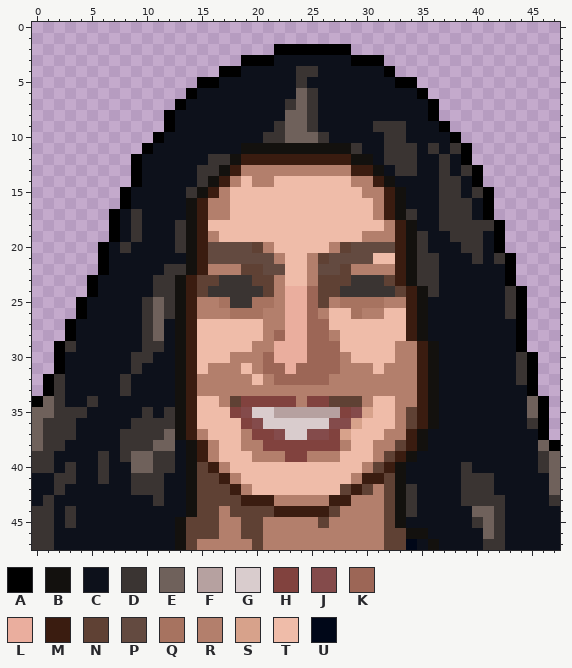
Pixel-art sprite: public/img/tfrrsAvatars/8907401_48x48.png. Above, as it was before the edit.
The file is 48x48 pixels. Colours within 5 levels of each other are drawn and written as one.
Palette (. is transparent): A #000000  B #13110e  C #0d111b  D #3a3432  E #6f615b  F #b6a1a0  G #d9cccd  H #81423e  J #844b4b  K #9c6656  L #eaae9e  M #3a1c10  N #5f4134  P #634a40  Q #a77360  R #b37f6c  S #d7a28b  T #efbca9  U #000718
Pixels before, first column x 0:
 2 ......................AAAAAAA...................
 3 ...................AAACCCCCCCAAA................
 4 .................AACCCCCDDCCCCCCA...............
 5 ...............AACCCCCCCDCCCCCCCCAA.............
 6 ..............ACCCCCCCCCEDCCCCCCCCCA............
 7 .............ACCCCCCCCCDEDCCCCCCCCCCA...........
 8 ............ACCCCCCCCCCEEDCCCCCCCCCCA...........
 9 ............ACCCCCCCCCDEEDCCCCCDDDCCCA..........
10 ...........ACCCCCCCCCDDEEEDCCCCCDDCCCCA.........
11 ..........ACCCCCCCCBBBBBBBBBBDCCDDDCDCDA........
12 .........ACCCCCCDDBMMMMMMMMMMBBCDDDCCDCA........
13 .........ACCCCCDDBMRRRRRRRRRRMMBCDDCCDCDA.......
14 .........ACCCCCDBMRTRRTTTTTTTRRMBCCCCDDCA.......
15 ........ACCCCCDBMRTTTTTTTTTTTTRRMBCCCDDCDA......
16 ........ACCCCCBMRRTTTTTTTTTTTTTRMBCCCDDDCA......
17 .......ACDCCCCBMRRTTTTTTTTTTTTTRMBDCCDDDCA......
18 .......ACDCCCDBMTTTTTTTTTTTTTTTTRMBCCDDDDDA.....
19 .......ACDCCCDBMRTTTTTTTTTTTTTRRRMBDCCDDDCA.....
20 ......ACDCCCCDBMPPPPNRTTTTTRNPPPPMBDCCCDDCA.....
21 ......ACCCCCCCBMPPPPPPRTTRNPPPPTTMBDDCCCDCDA....
22 ......ACCCCCDDBMRRRNNPPTTRPPNRRRRMBDDCCCCCCA....
23 .....ACCCCCDDBMNNDDDNNRTTRNNNDDDNMBDDCCCCCCA....
24 .....ACCCCCDDBMNDDDDDNRLLKNNDDDDDNMBDCCCCCCDA...
25 ....ACCCCCDEDBMRRQDDQQRLLKNRQQQQRRMBCCCCCCCDA...
26 ....ACCCCCDEDBMRRRQQQRRLLKRTTQRRTTMBCCCCCCCDA...
27 ...ACCCCCCDECBMTTTTTTRRLLKKTTTTTTTMBCCCCCCCCA...
28 ...ACCCCCCDECBMTTTTTTRKLLKKRTTTTTTMBCCCCCCCCA...
29 ..ADCCCCCCDDCBMTTTTTRRLLLKKKTTTTTRRMBCCCCCCCA...
30 ..ACCCCCCDDCCBMTTTRRRKLLLKKKRTTTTRRMBCCCCCCCDA..
31 ..ACCCCCCDCCCBMTRRRTRKKLKKKKRRRTRRRMBCCCCCCCDA..
32 .ADCCCCCDCCCCBMRRRRRTRKKKKKRRRRRRRRMBCCCCCCCDA..
33 .ADCCCCCDCCCCBMRRRRRRRRRRRRRRRRRRRRMBCCCCCCCCA..
34 AEDCCDCCCCCCCBMTTRNHHHHHRHHNNNRTTRRMBCCCCCCCCEA.
35 EEDDDCCCCCDCDBMTTTHJGGFFFFFFHJSTTRNMBCCCCCCCCEA.
36 EDDDCCCCCDDDDBMTTTTHJGGGGGGJJSTTTRNMBCCCCCCCCDA.
37 EDDDCCCCDDDDEBMRTTTRHHJGGJJHSTTTRRMBCCCCCCCCCCA.
38 EDDCCCCCDDDEECBMRTTRRHHHHHHHRTTRRNMBCCCCCCCCCCEA
39 DDCCCCDCDEEDDCBMRTTTRRRHHRRRTTTRNMBCCCCCCCCCCCDE
40 DDCDCCDCCEEDDCBNMRTTTTTTTTTTTTRNMBCCCCCDCCCCCCDE
41 CCDDCCDCCDDDCCBNNMRTTTTTTTTTTRMMNBCCCCCDDDCCCCCE
42 CCDCCCCCCDDDCCBNNNMRTTTTTTTTNMNRNBDCCCCDDDCCCCCE
43 CDCCCCCCCCCDCCBNNNNMMMRRRRRMMRRRNBDCCCCDDDDCCCCD
44 DDCDCCCCCCCCCCBNNRNNNNMMMMMNRRRRNBDCCCCCEEDCCCCC
45 DDCDCCCCCCCCCBNNNRRNNRRRRRNRRRRRNBCCCCCCDEDCCCCC
46 DDCCCCCCCCCCCBNNNRRNNRRRRRRRRRRRNNBBCCCCCEDCCCCC
47 DDCCCCCCCCCCCBNRRRRRNRRRRRRRRRRRNNUCBCCCCDDCCCCC
And afterwards:
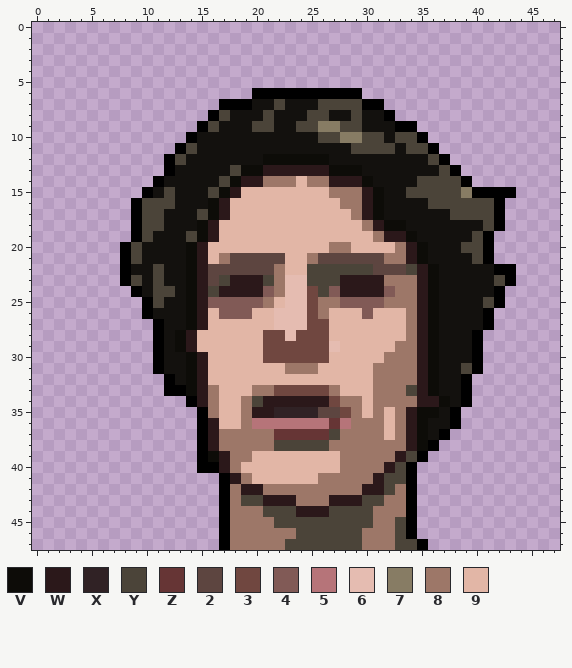
Colours new in this view: V #0d0c08  W #2b181a  X #302225  Y #4b4439  Z #663535  2 #5d4540  3 #704740  4 #815a56  5 #b67479  6 #e5bcb1  7 #877c64  8 #9d7768  9 #e2b6a6
The edit:
Changed rows in their new state; - is an unchanged pixel.
first column x 0:
 2 ----------------------.......-------------------
 3 -------------------.............----------------
 4 -----------------................---------------
 5 ---------------....................-------------
 6 --------------......AAAAAAAAAA......------------
 7 -------------....AAABBYBBBYYYYAA.....-----------
 8 ------------....AYBBBYBBBYYBBYBBA....-----------
 9 ------------...AYBBBYYBBYY77YYBBBAA...----------
10 -----------...ABBBBBBBBBBBYY77YYBYYA...---------
11 ----------...AYBBBB----------YYYYBYYA...--------
12 ---------...AYBBBB-BBVVVVVVBB--BBBBBYA..--------
13 ---------...ABBBB-YVVWWWWWWVVVB-BBBBBYA..-------
14 ---------..ABBBB-YVWW888988WWWVB-BBYYYYA.-------
15 --------..ABYBB-YVW99999999888WVB-YYYYY7A-AA----
16 --------.AYYYB-BVW999999999988WVB-BBYYYYYYA-----
17 -------..AYYBB-YVW999999999998WVB-BBBBYYYYA-----
18 -------..AYYBB-VW99999999999998WVV-BBBBBBY------
19 -------..AYBBBYVW999999999999998WWVBBBBBYA.-----
20 ------..AYBBBBVW999999999998899998WVBBBYYA.-----
21 ------..AYBBBBVW982222299822222288WVBBBBYA..----
22 ------..ABBYBBVW222222899YYYYYY222YWVBBBBBA-----
23 -----...AYBYB-VW2YWWWY866YYYWWWW888WVBBBBBY-----
24 -----....ABYY-VWYWWWW48663Y4WWWW488WVBBBBBA..---
25 ----......AYB-VW4444489663884444888WVBBBBYA..---
26 ----......ABB-VW9444996663899949998WVBBBBA...---
27 ---........AB-VW9999996663399999998WVBBBBA...---
28 ---........ABVW99999933633399999998WVBBBA....---
29 --.........ABVW99999933333369999988WVBBBA....---
30 --.........AB-VW9999933333399999888WVBBBA.....--
31 --.........AB-VW9999999888999998888WVBBYA.....--
32 -...........A-VW9999999999999998888WVBBA......--
33 -...........AAVW899988333338999888YWVBBA......--
34 ..............AW8998YWWWWWW38898888WWVBA.......-
35 ...............A8998WWXXXX22389898WVVBA........-
36 ...............AW9985555555Z588898WV-BA........-
37 ...............AW88888ZZZZZY888898WVBA.........-
38 ...............AW88888YYYYY8888888WVA...........
39 ...............AVW889999999988888WYA............
40 ...............AAW89999999998888WYA.............
41 .................AW899999988888WYYA.............
42 .................A8WW888888888WWY8A.............
43 .................A8YYWWW888WWWYY88A.............
44 .................A888YYYWWWYYYY888A.............
45 .................A8888YYYYYYYYY88YA.............
46 .................A888888YYYYYY888YA.............
47 .................A88888YYYYYYY888YYA............
Where, in picture pixels (left, top, right, bottom), the same in both pictures:
changed: (32, 44, 560, 550)
